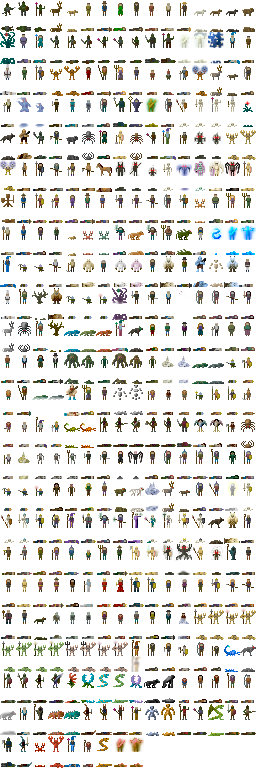
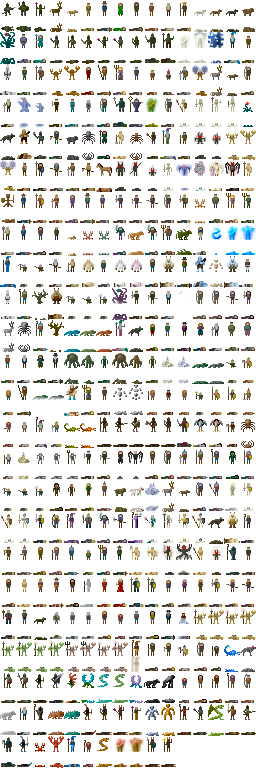
Two versions of the same layered image (256x768). Layer-by-layer changes:
painted on "Background" over (145, 736, 176, 767)
